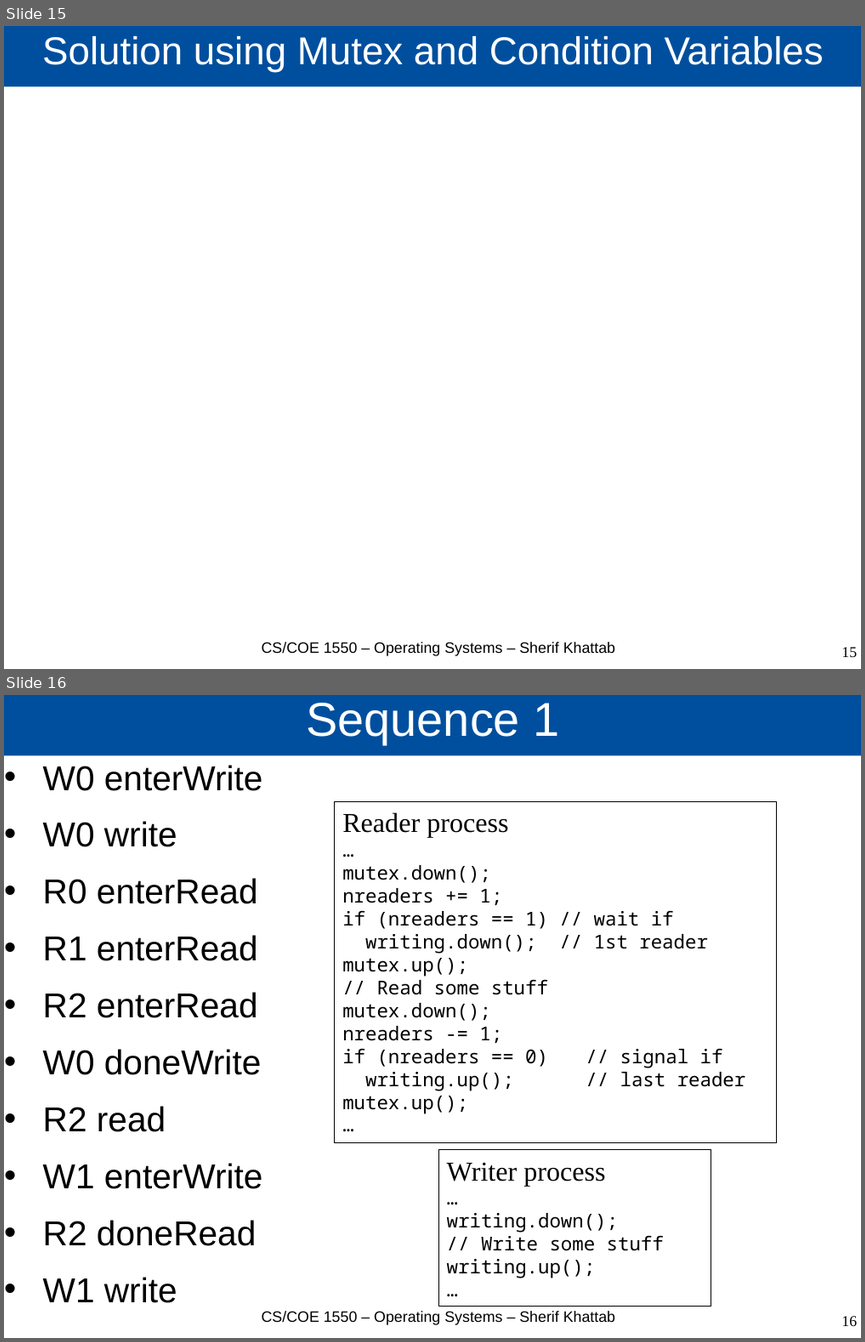
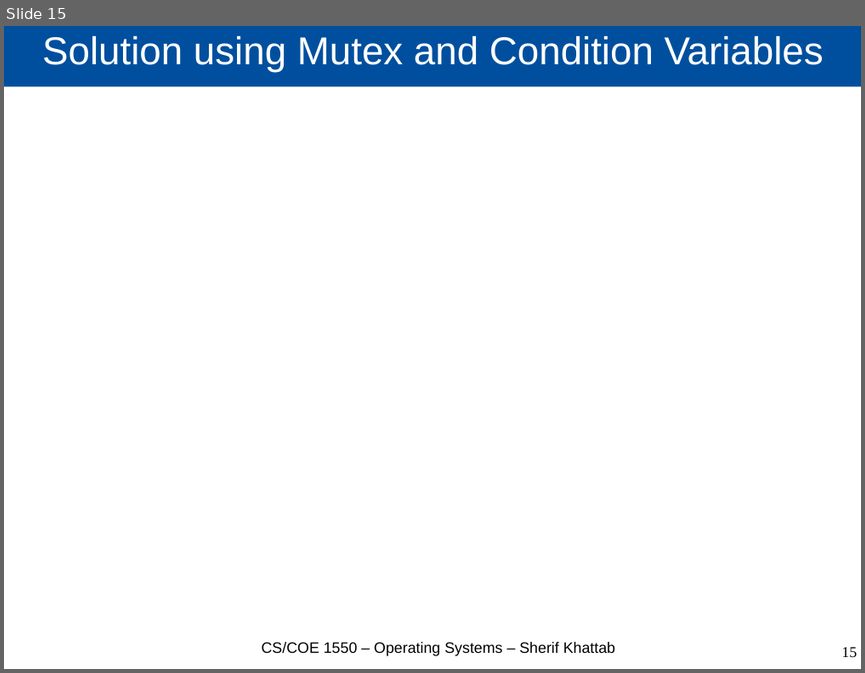
Before and after one commit to cs1550-2224/cs1550-code-handouts, a slide deck: DraftSlides/Lecture8.pptx. Shown one above the other, each under a label of ours: slides 15 and 16 before the commit, slide 15 after it. The pictures are 865x1342 and 865x673 pixels, drawn with LibreOffice and Linux fonts; fonts in the diff are those of the drawing. Boxes give left, top, right and bottom in pixels: in the first picture for what was removed or moved away, otherwise in the second. Text is boxed around its words. In the diff, an @@ line names an element or a change of style, - is before the commit and + after.

```diff
--- a/DraftSlides/Lecture8.pptx
+++ b/DraftSlides/Lecture8.pptx
@@ slide 16 removed at (x1=4, y1=695, x2=861, y2=1338), background #FFFFFF @@
@@ title removed at (x1=4, y1=695, x2=861, y2=756) @@
-Sequence 1
@@ text removed at (x1=43, y1=765, x2=263, y2=1303) @@
-• W0 enterWrite
-• W0 write
-• R0 enterRead
-• R1 enterRead
-• R2 enterRead
-• W0 doneWrite
-• R2 read
-• W1 enterWrite
-• R2 doneRead
-• W1 write
@@ rectangle removed at (x1=335, y1=801, x2=777, y2=1143) @@
-Reader process
-…
-mutex.down();
-nreaders += 1;
-if (nreaders == 1) // wait if
-writing.down(); // 1st reader
-mutex.up();
-// Read some stuff
-mutex.down();
-nreaders -= 1;
-if (nreaders == 0) // signal if
-writing.up(); // last reader
-mutex.up();
-…
@@ rectangle removed at (x1=438, y1=1149, x2=710, y2=1306) @@
-Writer process
-…
-writing.down();
-// Write some stuff
-writing.up();
-…
@@ text removed at (x1=262, y1=1310, x2=615, y2=1325) @@
-CS/COE 1550 – Operating Systems – Sherif Khattab
@@ page number removed at (x1=841, y1=1315, x2=857, y2=1326) @@
-16
```
Also in this commit, not shown: 1 slide changed, 2 other slides removed, 3 other files.
